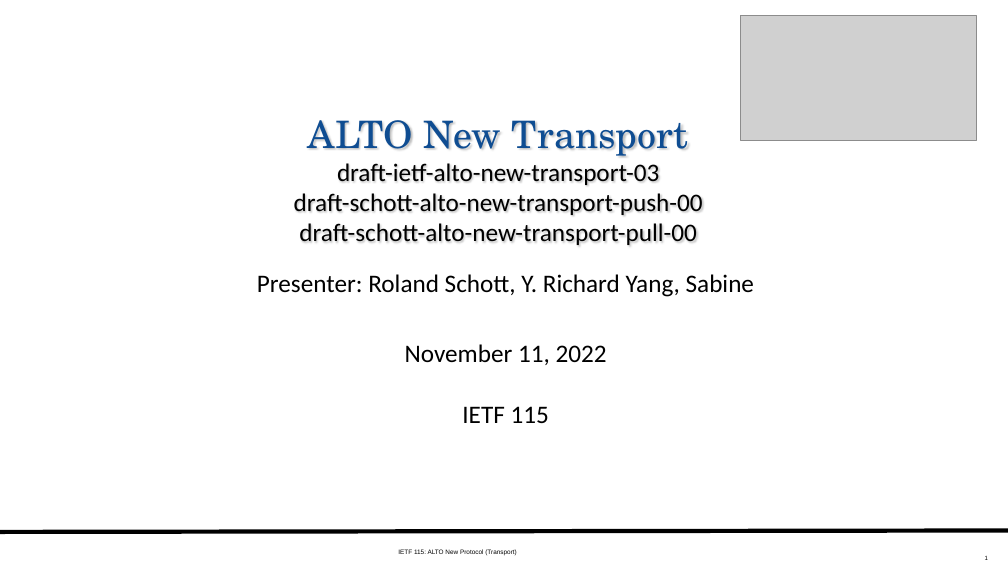
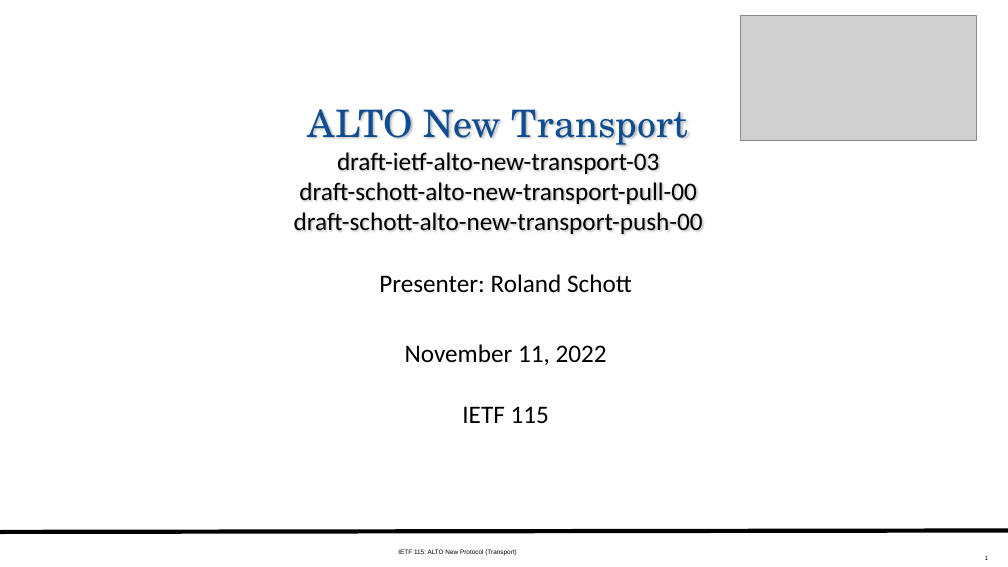
Before and after one commit to ietf-wg-alto/wg-materials, a slide deck: slide 1 of meetings-ietf/ietf-115/slides-115-alto-transport-11-11-working-11-05.pptx. Drawn at 1008x567 pixels with LibreOffice and Linux fonts; fonts in the diff are those of the drawing; grey boxes stand for pictures. Boxes give left, top, right and bottom in pixels: in the first picture for what was removed or moved away, otherwise in the second. Text is boxed around its words. In the diff, an @@ line names an element or a change of style, - is before the commit and + after.

Commit message:
initial slides for deployment and multi-domain for ietf 116

```diff
--- a/meetings-ietf/ietf-115/slides-115-alto-transport-11-11-working-11-05.pptx
+++ b/meetings-ietf/ietf-115/slides-115-alto-transport-11-11-working-11-05.pptx
@@ title at bbox=[294, 109, 703, 235]: text changed @@
-ALTO New Transport
-draft-ietf-alto-new-transport-03
-draft-schott-alto-new-transport-push-00
-draft-schott-alto-new-transport-pull-00
+ALTO New Transport
+draft-ietf-alto-new-transport-03
+draft-schott-alto-new-transport-pull-00
+draft-schott-alto-new-transport-push-00
@@ subtitle at bbox=[379, 274, 632, 292]: text changed @@
-Presenter: Roland Schott, Y. Richard Yang, Sabine
+Presenter: Roland Schott
```
Also in this commit, not shown: 8 other slides changed, 2 slides added, 9 other files.
